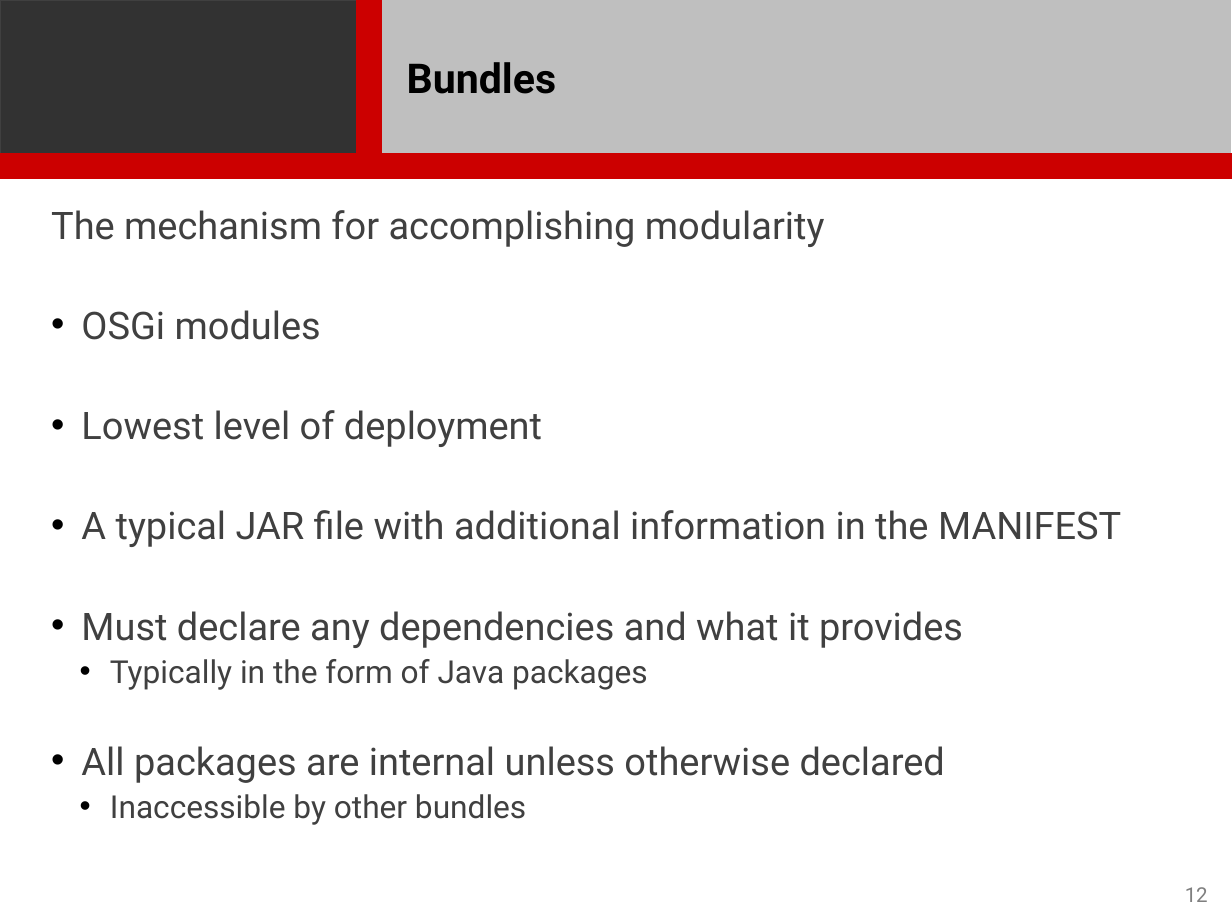
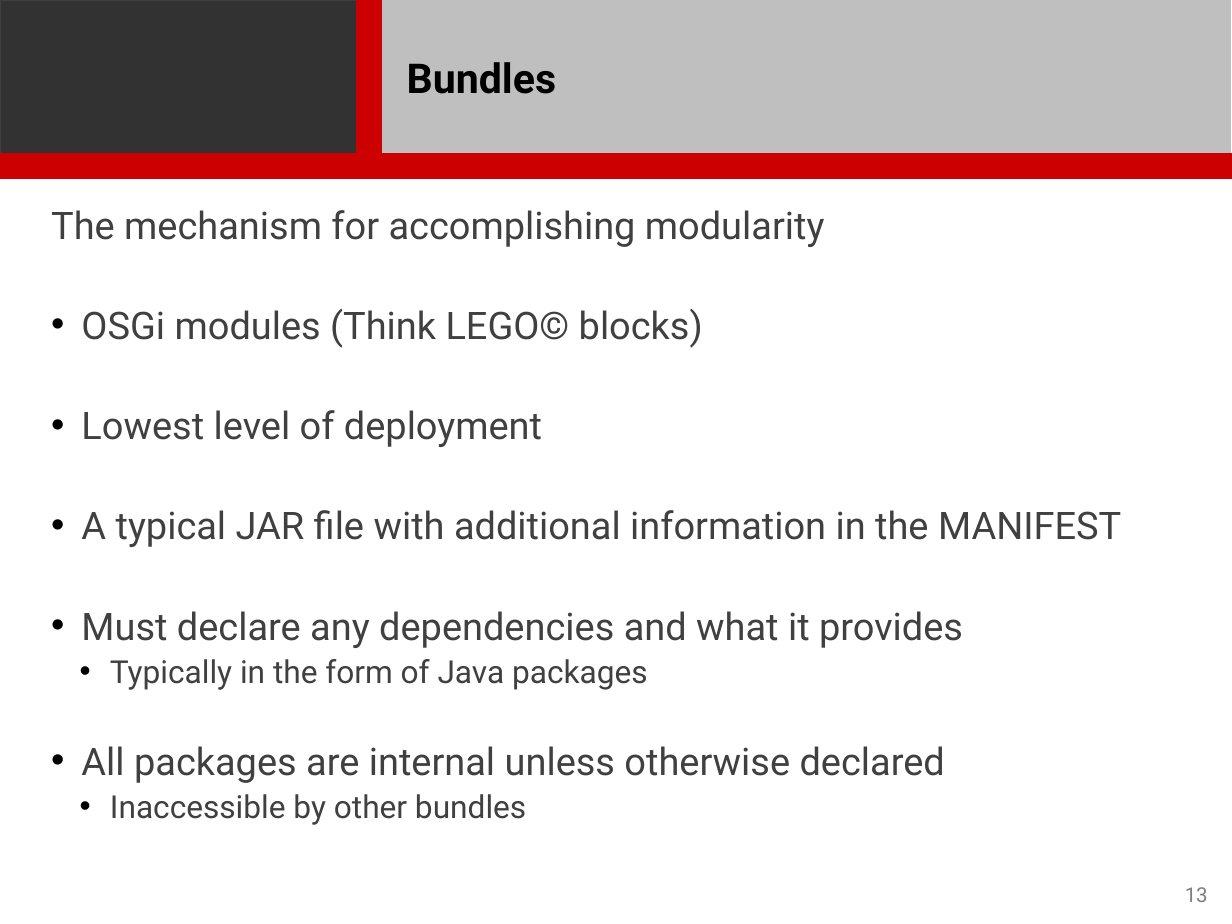
Before and after one commit to rstroop/nch-bootcamp, a slide deck: slide 13 of presentations/Fuse/Fuse.pptx (slide 12 before the commit). Drawn at 1232x924 pixels with LibreOffice and Linux fonts; fonts in the diff are those of the drawing; background and template pictures are left out. Boxes give left, top, right and bottom in pixels: in the first picture for what was removed or moved away, otherwise in the second. Text is boxed around its words. In the diff, an @@ line names an element or a change of style, - is before the commit and + after.

```diff
--- a/presentations/Fuse/Fuse.pptx
+++ b/presentations/Fuse/Fuse.pptx
@@ text at <box>81,309,703,348</box>: text changed @@
-• OSGi modules
+• OSGi modules (Think LEGO© blocks)
@@ page number at <box>1185,887,1208,902</box>: text changed @@
-12
+13
```
Also in this commit, not shown: 7 other slides changed, 1 slide added.
